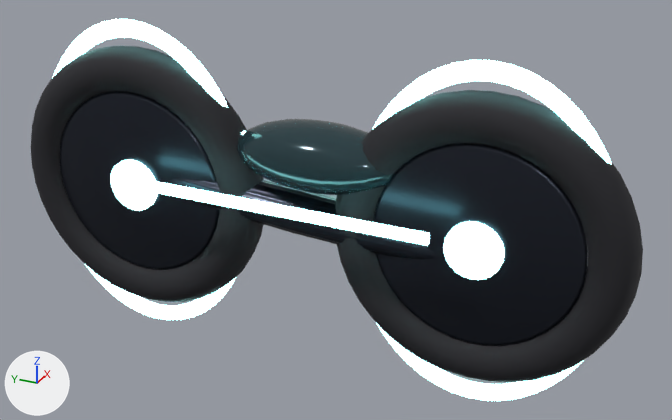
One commit to the glTF model site/assets/models/cycle.glb: the scene before it, then after it.
Camera for both pictures: a 50 mm lens placed at (-5.4, -2.71, 3.6), pointed at (0.1, -0.24, 0.85). The axes (+X, +Y, +Z) are drawn at lower left. The lights are the same throughout. The older version comes first. Where no turn or scale is listed for an object, it has been applied to the vertices. Vertices at exactly the same position are counted once.

Before the edit, the objects in view are built like this:
```python
ob_canopy = bpy.data.objects.new('canopy', me_sphere)
ob_canopy.location = (0.0, -0.15, 1.28)
ob_canopy.scale = (0.3, 0.62, 0.24)
ob_disc_front = bpy.data.objects.new('disc_front', me_cylinder_001)
ob_disc_front.location = (0.0, -1.32, 0.86)
ob_disc_rear = bpy.data.objects.new('disc_rear', me_cylinder_003)
ob_disc_rear.location = (0.0, 1.32, 0.86)
ob_glow_ring_front = bpy.data.objects.new('glow_ring_front', me_torus_001)
ob_glow_ring_front.location = (0.0, -1.32, 0.86)
ob_glow_ring_rear = bpy.data.objects.new('glow_ring_rear', me_torus_003)
ob_glow_ring_rear.location = (0.0, 1.32, 0.86)
ob_hub_front = bpy.data.objects.new('hub_front', me_cylinder_002)
ob_hub_front.location = (0.0, -1.32, 0.86)
ob_hub_rear = bpy.data.objects.new('hub_rear', me_cylinder_004)
ob_hub_rear.location = (0.0, 1.32, 0.86)
ob_hull = bpy.data.objects.new('hull', me_cylinder)
ob_hull.location = (0.0, 0.0, 0.0)
ob_strip_spine = bpy.data.objects.new('strip_spine', me_cube_003)
ob_strip_spine.location = (0.0, 0.35, 1.36)
ob_strip_spine.scale = (0.05, 1.5, 0.03)
ob_tire_front = bpy.data.objects.new('tire_front', me_torus)
ob_tire_front.location = (0.0, -1.32, 0.86)
# also in view: 'strip_L' at (-0.4, 0.05, 1.02); 'tire_rear' at (0.0, 1.32, 0.86)
```
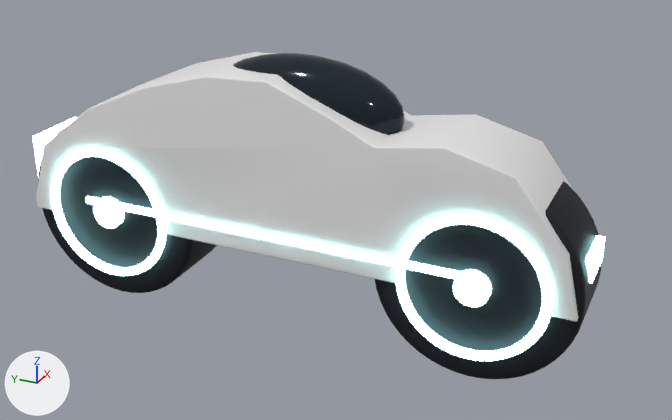
Boxes (x1, y1, x2, y2) around the edits, measured in the pictures (672 x 420 px):
'shell', added: after (36, 52, 578, 322)
'tire_front', deleted (black): before (335, 90, 643, 382)
'disc_front', deleted: before (374, 143, 588, 345)
'tire_rear', deleted (black): before (31, 46, 264, 302)
'wheel_front', added: after (375, 181, 602, 379)
'disc_rear', deleted: before (60, 91, 219, 269)
'canopy', recoloured, surface changed, reshaped, moved, rescaled: before (237, 119, 394, 195); after (233, 53, 405, 135)
'wheel_rear', added: after (38, 127, 217, 293)
'glow_ring_front', deleted: before (373, 60, 612, 401)
'strip_L', recoloured, reshaped, moved, rescaled (22% wider, 18% taller): before (121, 175, 430, 246); after (85, 196, 461, 280)
'glow_ring_rear', deleted: before (52, 19, 236, 320)
'glow_rim_front.001', added: after (395, 214, 553, 361)
'hull', deleted: before (163, 178, 438, 260)
'glow_rim_rear.001', added: after (51, 148, 167, 276)
'hub_front', deleted: before (443, 221, 505, 280)
'hub_rear', deleted: before (110, 159, 158, 211)
'glow_hub_front', added: after (453, 269, 492, 307)
'glow_hub_rear', added: after (93, 196, 125, 229)
'strip_spine', recoloured: (241, 130, 606, 284) in both
'glow_tail', added: after (32, 117, 78, 178)

What changed in the scene script:
```text
Change mat_canopy:
    mat_canopy.base_color: (0.02, 0.05, 0.06) -> (0.01, 0.02, 0.03)  # dark cyan #273f45 -> dark blue #192730
    mat_canopy.metallic: 0.3 -> 0.4
    mat_canopy.roughness: 0.1 -> 0.08
Change me_sphere:
    used by ob_canopy; location = (0.0, -0.15, 1.28); scale = (0.3, 0.62, 0.24)
    remove me_sphere.from_pydata(...)  # 266 vertices, 528 faces; spans x -1.0..1.0, y -1.0..1.0, z -1.0..1.0
    add me_sphere.from_pydata(...)  # 366 vertices, 728 faces; spans x -1.0..1.0, y -1.0..1.0, z -1.0..1.0
    me_sphere part 1: 260 vertices removed from x -0.97..0.97, y -0.97..0.97, z -0.97..0.97; 360 vertices added at x -0.97..0.97, y -0.97..0.97, z -0.97..0.97
Change me_cube_002:
    used by ob_strip_r; location = (0.4, 0.05, 1.02); scale = (0.045, 2.3, 0.07)
    remove me_cube_002.from_pydata(...)  # 8 vertices, 12 faces; spans x -0.5..0.5, y -0.5..0.5, z -0.5..0.5
    remove me_cube_002.materials.append(mat_glow_strip)  # cyan #aafff9, glowing cyan #aafff9
    add me_cube_002.from_pydata(...)  # 8 vertices, 12 faces; spans x -0.25..0.25, y -0.04..0.04, z -0.17..0.17
    me_cube_002 part 2: the whole mesh is scaled about its middle by (0.5, 0.08, 0.34)
    add me_cube_002.materials.append(mat_glow_line)  # cyan #bcfff9, glowing cyan #bcfff9
Change me_cube_003:
    where me_cube_003.from_pydata(...)  # 8 vertices, 12 faces; spans x -0.5..0.5, y -0.5..0.5, z -0.5..0.5
    remove me_cube_003.materials.append(mat_glow_strip)  # cyan #aafff9, glowing cyan #aafff9
    add me_cube_003.materials.append(mat_glow_line)  # cyan #bcfff9, glowing cyan #bcfff9
Add me_cube_1:
    me_cube_1 = me_cube_003.copy(); me_cube_1.name = 'Cube'  # the mesh of ob_strip_spine
Change ob_canopy:
    ob_canopy.location: (0.0, -0.15, 1.28) -> (0.0, -0.05, 1.62)
    ob_canopy.scale: (0.3, 0.62, 0.24) -> (0.26, 0.72, 0.36)
Remove ob_disc_front:
    ob_disc_front = bpy.data.objects.new('disc_front', me_cylinder_001)
Remove ob_disc_rear:
    ob_disc_rear = bpy.data.objects.new('disc_rear', me_cylinder_003)
Remove ob_glow_ring_front:
    ob_glow_ring_front = bpy.data.objects.new('glow_ring_front', me_torus_001)
Remove ob_glow_ring_rear:
    ob_glow_ring_rear = bpy.data.objects.new('glow_ring_rear', me_torus_003)
Remove ob_hub_front:
    ob_hub_front = bpy.data.objects.new('hub_front', me_cylinder_002)
Remove ob_hub_rear:
    ob_hub_rear = bpy.data.objects.new('hub_rear', me_cylinder_004)
Remove ob_hull:
    ob_hull = bpy.data.objects.new('hull', me_cylinder)
Change ob_strip_l:
    ob_strip_l: bpy.data.objects.new('strip_L', me_cube_001) -> bpy.data.objects.new('strip_L', me_cube_1)
    ob_strip_l.location: (-0.4, 0.05, 1.02) -> (-0.345, 0.15, 0.78)
    ob_strip_l.scale: (0.045, 2.3, 0.07) -> (0.03, 2.9, 0.05)
Remove ob_tire_front:
    ob_tire_front = bpy.data.objects.new('tire_front', me_torus)
Remove ob_tire_rear:
    ob_tire_rear = bpy.data.objects.new('tire_rear', me_torus_002)
Add ob_wheel_rear:
    ob_wheel_rear = bpy.data.objects.new('wheel_rear', me_cylinder_004_1)  # 384 vertices, 764 faces; spans x -0.3..0.3, y -0.7..0.7, z -0.7..0.7; in mat_dark (dark grey #272930)
    ob_wheel_rear.location = (0.0, 1.42, 0.7)
Add ob_wheel_front:
    ob_wheel_front = bpy.data.objects.new('wheel_front', me_cylinder_004_1.copy())
    ob_wheel_front.location = (0.0, -1.38, 0.7)
Add ob_shell:
    ob_shell = bpy.data.objects.new('shell', me_shell)  # 1128 vertices, 2252 faces; spans x -0.34..0.34, y -2.05..2.1, z 0.62..1.88
    ob_shell.location = (0.0, 0.0, 0.0)
Add ob_glow_tail:
    ob_glow_tail = bpy.data.objects.new('glow_tail', me_cube_002)
    ob_glow_tail.location = (0.0, 2.09, 1.0)
Add ob_glow_rim_rear_001:
    ob_glow_rim_rear_001 = bpy.data.objects.new('glow_rim_rear.001', me_torus_003_1)  # a torus around x (ring radius 0.48, tube radius 0.035) spanning x -0.035..0.035, y -0.515..0.515, z -0.515..0.515; in mat_glow_line (cyan #bcfff9, glowing cyan #bcfff9)
    ob_glow_rim_rear_001.location = (-0.345, 1.42, 0.7)
Add ob_glow_rim_front_001:
    ob_glow_rim_front_001 = bpy.data.objects.new('glow_rim_front.001', me_torus_003_1.copy())
    ob_glow_rim_front_001.location = (-0.345, -1.38, 0.7)
Add ob_glow_hub_rear:
    ob_glow_hub_rear = bpy.data.objects.new('glow_hub_rear', me_cylinder_005)  # a 24-sided cylinder along x spanning x -0.36..0.36, y -0.12..0.12, z -0.12..0.12; in mat_glow_line (cyan #bcfff9, glowing cyan #bcfff9)
    ob_glow_hub_rear.location = (0.0, 1.42, 0.7)
Add ob_glow_hub_front:
    ob_glow_hub_front = bpy.data.objects.new('glow_hub_front', me_cylinder_005.copy())
    ob_glow_hub_front.location = (0.0, -1.38, 0.7)
```
